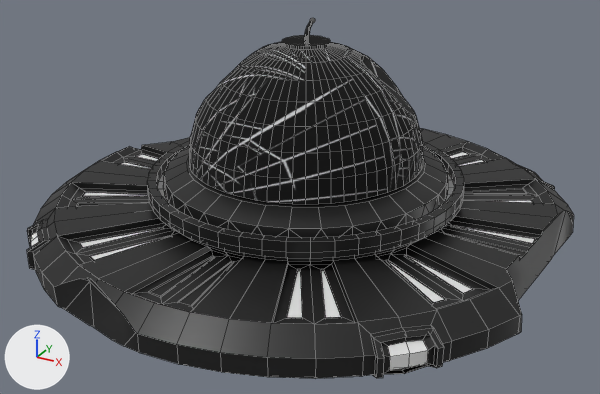
Two versions of the Blender file Assets/Models/C.A.L.M.Lvl1.blend, one commit apart.
The view is the same before and after, from a camera (50 mm lens) standing at (1.371, -2.538, 1.335) and looking at (0.02, -0.081, 0.106). Lighting does not change. The marker at lower left points along +X, +Y and +Z. Mesh edges are drawn as thin lines.
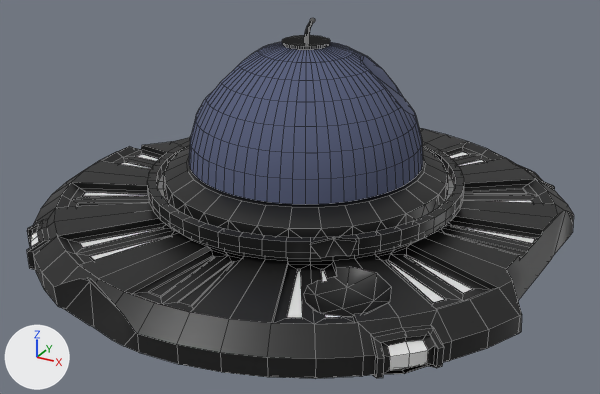
Boxes [x1, y1, x2, y2] around the edits, measured in the pictures (600 x 394 px):
'Cylinder', surface changed, reshaped (black to blue)
    both: [27, 18, 574, 378]
part 1 of me_cylinder, built on
    before: [311, 235, 359, 258]
    after: [286, 235, 436, 324]

Edits to the bpy script that builds the scene:
```text
Change mat_capsule:
    remove n2 = _N.new('ShaderNodeTexImage'); n2.name = 'Image Texture'
    remove n2.image = img_crackedglass_png
    add n3 = _N.new('ShaderNodeRGB'); n3.name = 'RGB'
    add n3.outputs[0].default_value = (0.0971, 0.115, 0.205, 1.0)  # 'Color', blue #585f7d
    where n0 = _N.new('ShaderNodeBsdfPrincipled'); n0.name = 'Principled BSDF'
    remove _L.new(n2.outputs[0], n0.inputs[0])  # 'Color' to 'Base Color'
    add _L.new(n3.outputs[0], n0.inputs[0])  # 'Color' to 'Base Color'
Change me_cylinder:
    used by ob_cylinder; location = (0.0, 0.0, 0.0)
    remove me_cylinder.from_pydata(...)  # 2353 vertices, 2192 faces; spans x -1.0..0.93, y -1.0..0.97, z -0.14..0.74
    add me_cylinder.from_pydata(...)  # 2404 vertices, 2226 faces; spans x -1.0..0.93, y -1.0..0.97, z -0.14..0.74
    me_cylinder part 1: 1 vertex moved within x 0.34, y -0.44, z 0.17; 3 vertices removed from x 0.36, y -0.46, z 0.12..0.17; 54 vertices added at x 0.29..0.59, y -0.7..-0.42, z 0.02..0.17
```
